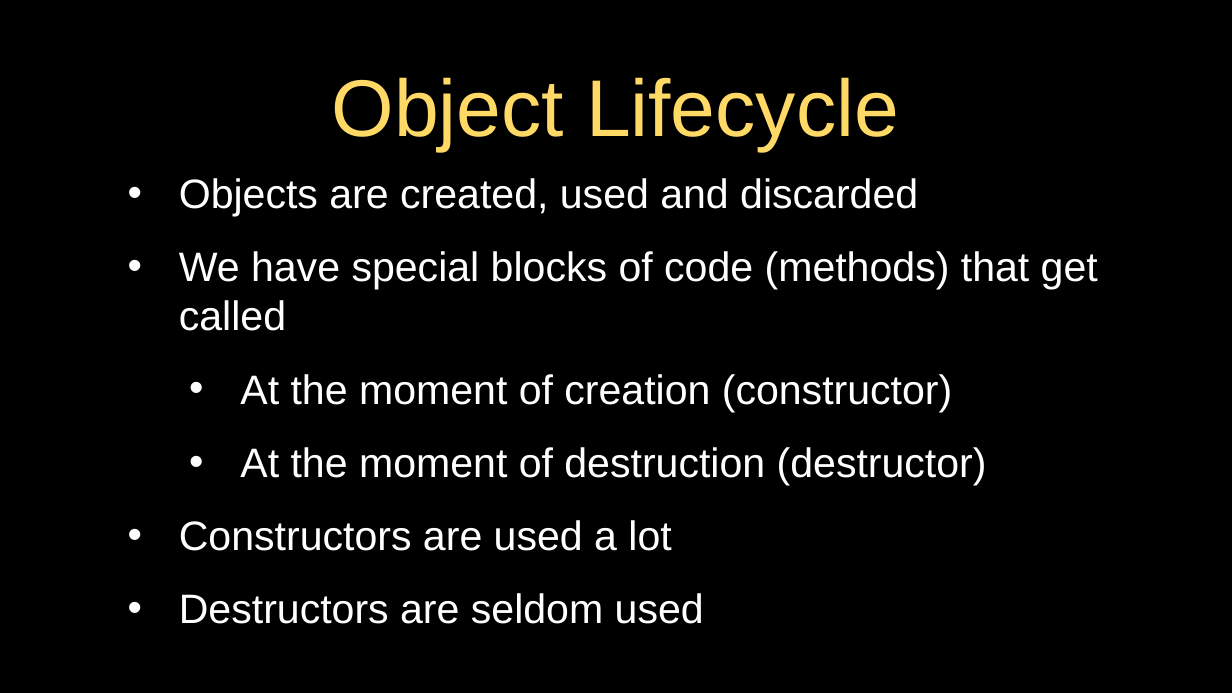
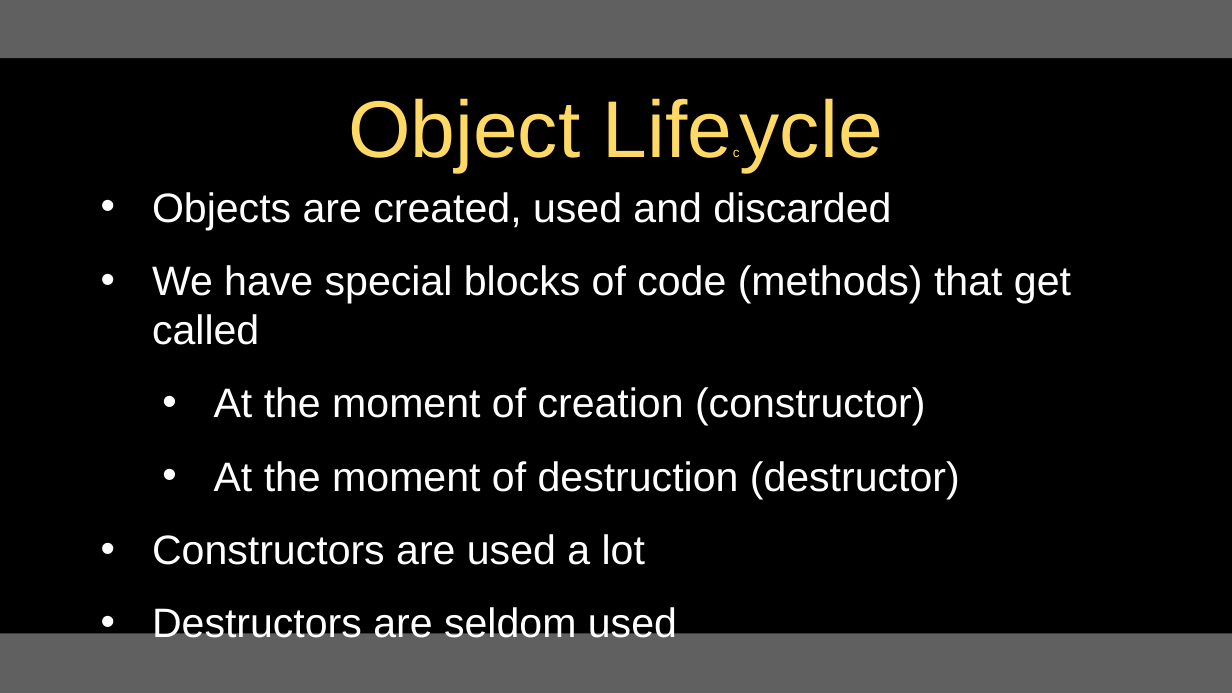
Before and after one commit to csev/py4e, a slide deck: slide 30 of lectures3/Pythonlearn-14-Objects.pptx. Drawn at 1232x693 pixels with LibreOffice and Linux fonts; fonts in the diff are those of the drawing. Boxes give left, top, right and bottom in pixels: in the first picture for what was removed or moved away, otherwise in the second. Text is boxed around its words. In the diff, an @@ line names an element or a change of style, - is before the commit and + after.

```diff
--- a/lectures3/Pythonlearn-14-Objects.pptx
+++ b/lectures3/Pythonlearn-14-Objects.pptx
@@ rectangle added at (0,0,1232,58), fill #606060 @@
@@ title "Object Lifecycle": place and size @@
-title "Object Lifecycle" at (332,77,899,151)
+title "Object Lifecycle" at (348,98,580,172)
@@ title "Object Lifecycle" at (348,98,580,172): size 47 to 7.9 pt in "Lifecycle" @@
@@ text "Objects are created, used and ..." rewrapped from (179,178,1098,624) to (152,192,1071,645) @@
@@ rectangle added at (0,633,1232,692), fill #606060 @@
```
Also in this commit, not shown: 45 other slides changed, 14 other files.
